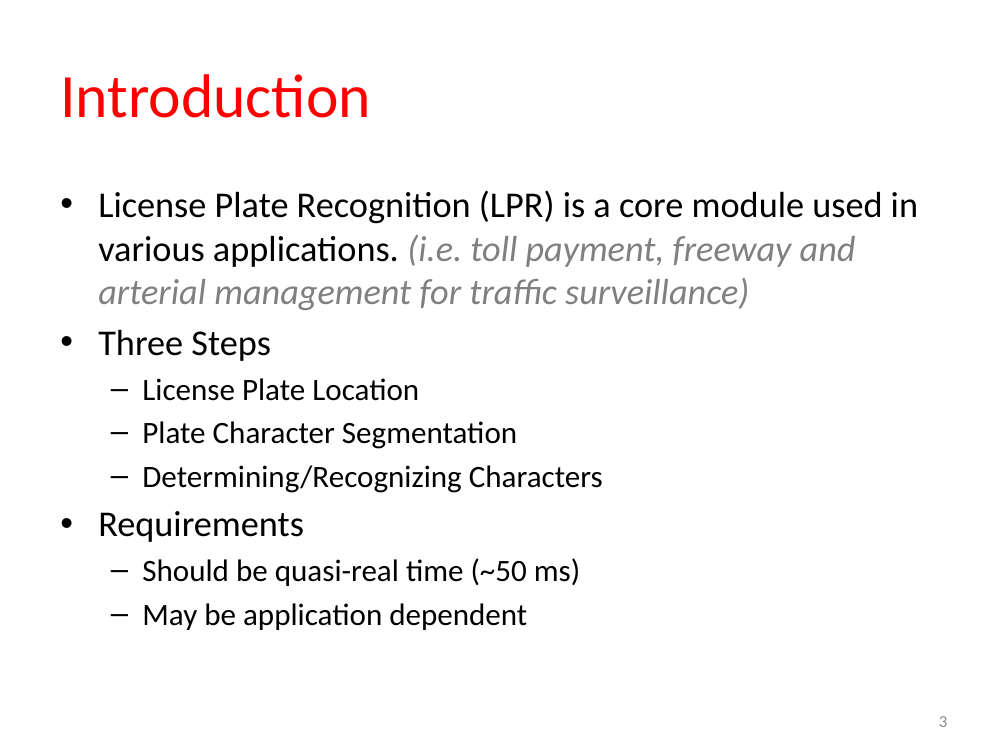
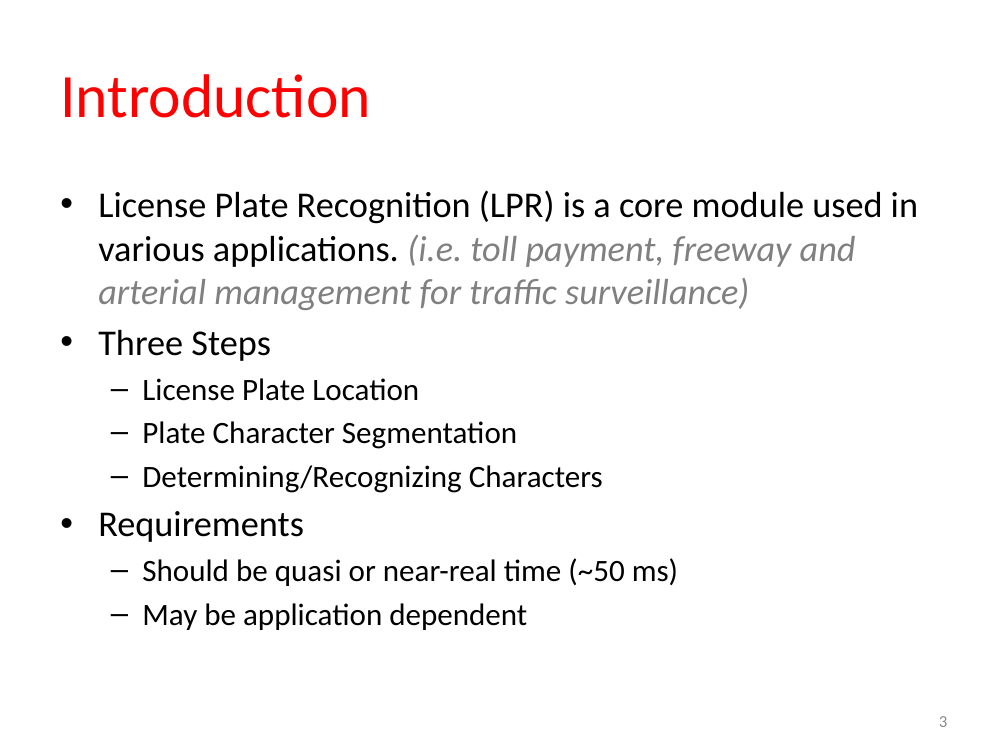
Before and after one commit to thecoderoaster/ECG795, a slide deck: slide 3 of Project/LicensePlateSurveyPresentation_4252013.pptx. Drawn at 1008x756 pixels with LibreOffice and Linux fonts; fonts in the diff are those of the drawing. Boxes give left, top, right and bottom in pixels: in the first picture for what was removed or moved away, otherwise in the second. Text is boxed around its words. In the diff, an @@ line names an element or a change of style, - is before the commit and + after.

Commit message:
Added more slides...

```diff
--- a/Project/LicensePlateSurveyPresentation_4252013.pptx
+++ b/Project/LicensePlateSurveyPresentation_4252013.pptx
@@ text at <box>142,558,678,586</box>: text changed @@
-  – Should be quasi-real time (~50 ms)
+  – Should be quasi or near-real time (~50 ms)
```
Also in this commit, not shown: 7 slides added.
